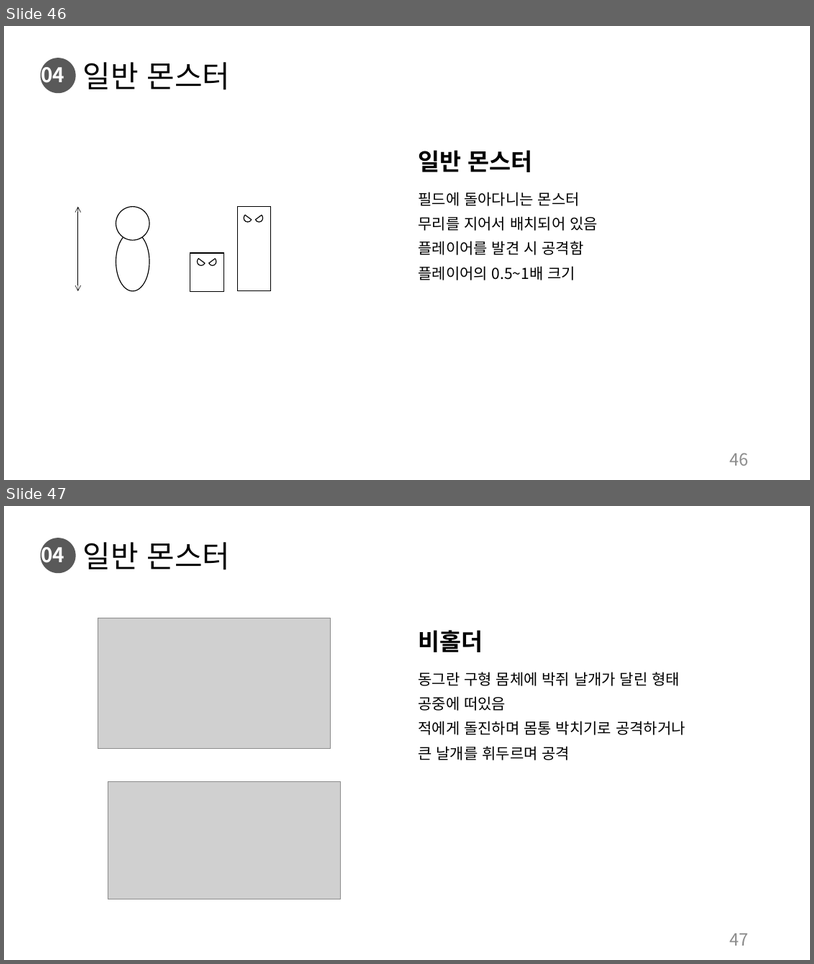
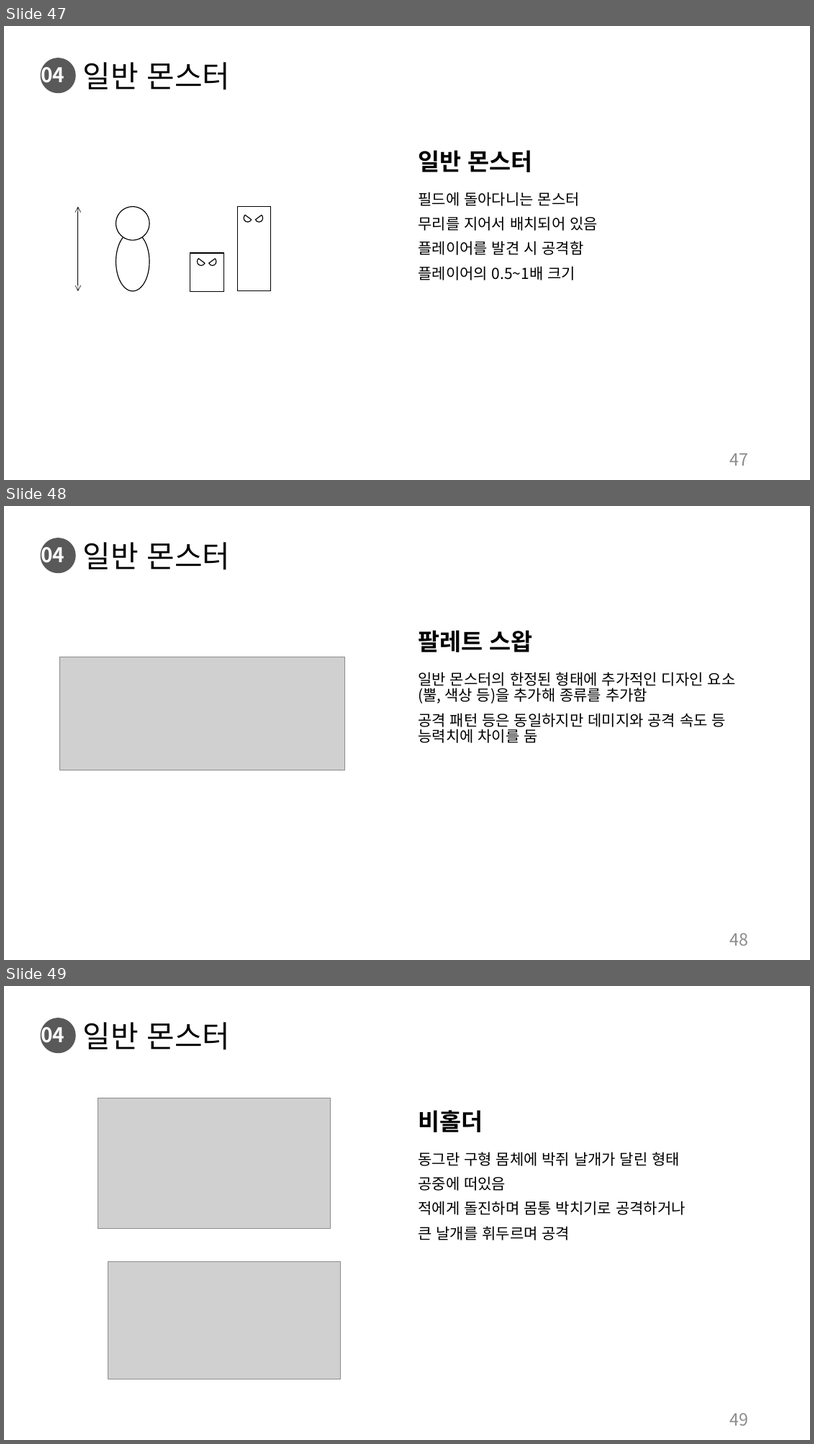
Before and after one commit to charobe/HDB, a slide deck: 조영욱/하자 드 바이오.pptx. Shown one above the other, each under a label of ours: slides 46 and 47 before the commit, slides 47, 48 and 49 after it. The pictures are 814x964 and 814x1444 pixels, drawn with LibreOffice and Linux fonts; fonts in the diff are those of the drawing; grey boxes stand for pictures. Boxes give left, top, right and bottom in pixels: in the first picture for what was removed or moved away, otherwise in the second. Text is boxed around its words. In the diff, an @@ line names an element or a change of style, - is before the commit and + after.

```diff
--- a/조영욱/하자 드 바이오.pptx
+++ b/조영욱/하자 드 바이오.pptx
@@ slide 48 added at (x1=4, y1=506, x2=810, y2=960), background #FFFFFF; not listed: 1 template element that a slide beside it also shows @@
@@ text added at (x1=41, y1=542, x2=64, y2=568), 24 pt, text #FFFFFF, bold @@
+04
@@ title added at (x1=83, y1=542, x2=231, y2=570), 36 pt, text #000000 @@
+일반 몬스터
@@ text added at (x1=418, y1=630, x2=533, y2=652), 28 pt, text #000000, bold @@
+팔레트 스왑
@@ picture added at (x1=59, y1=656, x2=345, y2=770) @@
@@ text added at (x1=418, y1=672, x2=736, y2=743), 18 pt, text #000000 @@
+일반 몬스터의 한정된 형태에 추가적인 디자인 요소(뿔, 색상 등)을 추가해 종류를 추가함
+공격 패턴 등은 동일하지만 데미지와 공격 속도 등 능력치에 차이를 둠
@@ page number added at (x1=730, y1=933, x2=749, y2=945), 20 pt, text #8C8C8C @@
+48
@@ what was slide 46 is now slide 47 @@
@@ page number at (x1=730, y1=453, x2=749, y2=465): text changed @@
-46
+47
@@ what was slide 47 is now slide 49 @@
@@ page number at (x1=730, y1=1412, x2=749, y2=1425): text changed @@
-47
+49
```
Also in this commit, not shown: 2 slides changed, 3 other slides added.
